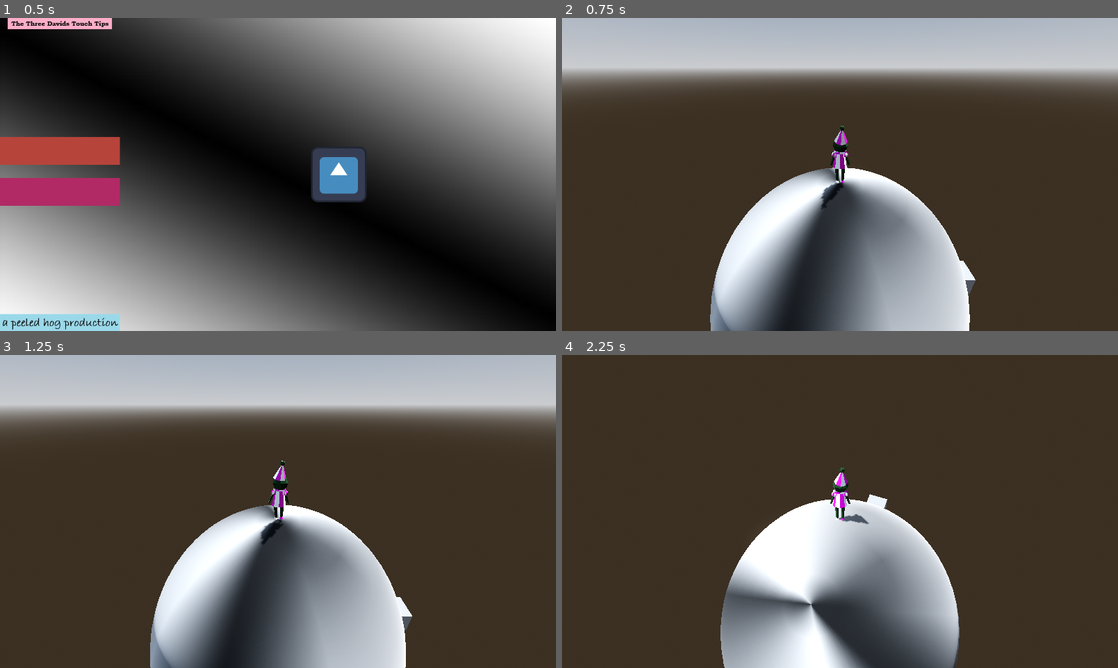
Above: before the commit, frames 1-4 (two rows, left to right).
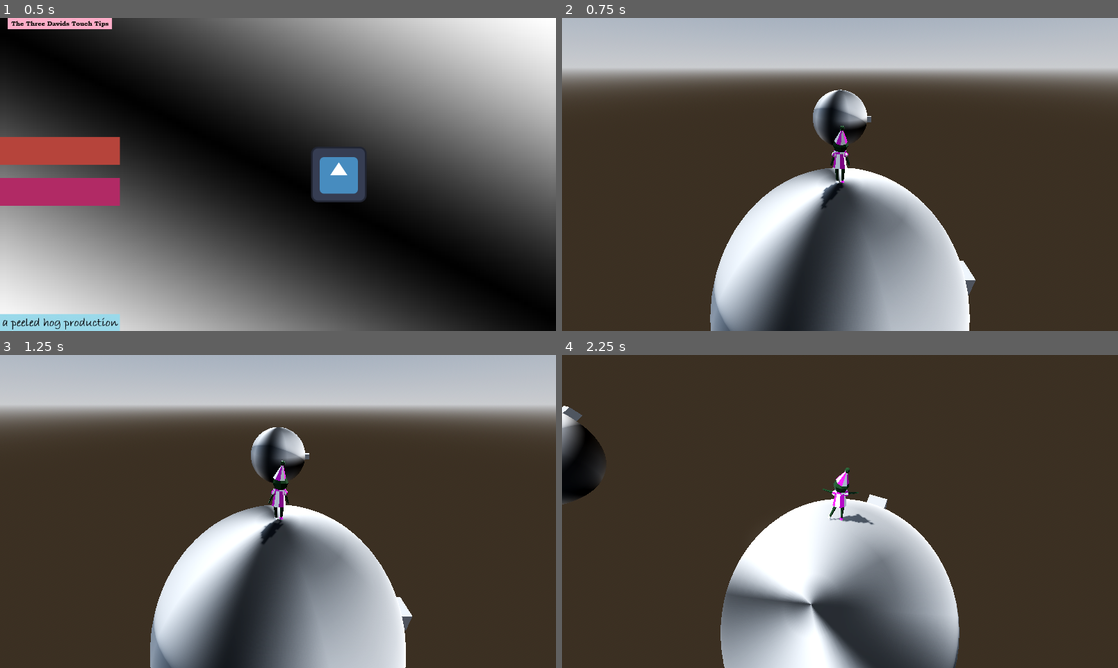
Above: after the commit, the same moments.

Repository: boner-cmd/effective-octo-pancake
Game: Godot game, scene res://Scenes/TitleScreen.tscn
The game is run twice, just before and just after one commit, with the same random seed, the same clock (stepped at 60 frames per second) and the same inputs. The engine's default icon, where the game draws it, is replaced by a stand-in: a white triangle on a blue panel in a dark square.
Inputs (mouse positions are in pixels of both pictures, inside the frame that each line leads up to):
- Up to frame 1 (0.5 s): no input
- Up to frame 2 (0.75 s): click (623, 149) at 0.5 s
- Up to frame 3 (1.25 s): no input
- Up to frame 4 (2.25 s): tap Enter (ui_accept) at 1.25 s; move the mouse to (867, 511) at 1.27 s; hold Enter (ui_accept) 1.28-2.03 s; hold W (up) from 1.28 s (still down); tap Space (jump) at 1.52 s; move the mouse to (812, 511) at 2.02 s; click (812, 511) at 2.1 s

Frame 1 is identical in both runs. In frame 2, 1.2% of the frame differs, in the area x 45-56%, y 22-41%; in frame 3, 1.2%; in frame 4, 1.8%, in the area x 0-57%, y 16-55%.

Commit message:
teleport to planet groundwork

Diff:
--- a/Character Scenes/PlayerController.gd
+++ b/Character Scenes/PlayerController.gd
@@ -12,7 +12,11 @@
 @onready var _camera_pivot: Node3D = $CameraPivot
 @onready var _camera: Camera3D = $CameraPivot/Camera3D
 
+#planet stuff
 @export var planet : Node3D
+
+
+
 
 @onready var clown: Node3D = $ClownRigFBX
 
--- a/Scenes/MainScene.tscn
+++ b/Scenes/MainScene.tscn
@@ -43,7 +43,9 @@
 
 [node name="MainScene" type="Node3D" unique_id=1858530210]
 
-[node name="MapUI" parent="." unique_id=1506166126 instance=ExtResource("2_tr2i4")]
+[node name="MapUI" parent="." unique_id=1506166126 node_paths=PackedStringArray("planet_1", "planet_2") instance=ExtResource("2_tr2i4")]
+planet_1 = NodePath("../TestPlanet")
+planet_2 = NodePath("../TestPlanet2")
 
 [node name="DirectionalLight3D" type="DirectionalLight3D" parent="." unique_id=1624694031]
 transform = Transform3D(-0.8660254, -0.43301278, 0.25, 0, 0.49999997, 0.86602545, -0.50000006, 0.75, -0.43301266, 0, 0, 0)
@@ -75,3 +77,23 @@
 
 [node name="CollisionShape3D" type="CollisionShape3D" parent="TestPlanet/CollisionShape3D/StaticBody3D" unique_id=1785896033]
 shape = SubResource("BoxShape3D_ylgs7")
+
+[node name="TestPlanet2" type="StaticBody3D" parent="." unique_id=572413196]
+transform = Transform3D(1, 0, 0, 0, 1, 0, 0, 0, 1, 0, 7.5316944, -32.116516)
+collision_layer = 3
+
+[node name="CollisionShape3D" type="CollisionShape3D" parent="TestPlanet2" unique_id=1015555737]
+shape = SubResource("SphereShape3D_ylgs7")
+
+[node name="MeshInstance" type="MeshInstance3D" parent="TestPlanet2/CollisionShape3D" unique_id=1343264817]
+mesh = SubResource("SphereMesh_oo4um")
+
+[node name="MeshInstance3D" type="MeshInstance3D" parent="TestPlanet2/CollisionShape3D" unique_id=534611548]
+transform = Transform3D(1, 0, 0, 0, 1, 0, 0, 0, 1, 5.2529497, 0, 0)
+mesh = SubResource("BoxMesh_00acv")
+
+[node name="StaticBody3D" type="StaticBody3D" parent="TestPlanet2/CollisionShape3D" unique_id=1033598462]
+transform = Transform3D(1, 0, 0, 0, 1, 0, 0, 0, 1, 5.2529497, 0, 0)
+
+[node name="CollisionShape3D" type="CollisionShape3D" parent="TestPlanet2/CollisionShape3D/StaticBody3D" unique_id=645169319]
+shape = SubResource("BoxShape3D_ylgs7")
--- a/Scenes/map_ui.gd
+++ b/Scenes/map_ui.gd
@@ -1,6 +1,17 @@
 extends MarginContainer
 
-var	planet_id : int
+var planet_id : int
+
+@export var planet_1 : Node3D
+@export var planet_2 : Node3D
+
+@onready var player : CharacterBody3D = $"../PlayerCharacter"
+
+@onready var planet_array : Array =[
+	0,
+	planet_1,
+	planet_2,
+]
 
 func _ready() -> void:
 	visible = false
@@ -12,6 +23,7 @@
 func go_to_planet():
 	visible = false
 	print("DEBUG: FLYING TO PLANET ID " + str(planet_id))
+	player.planet = planet_array[planet_id]
 	# go to other planet
 
 # Called every frame. 'delta' is the elapsed time since the previous frame.
